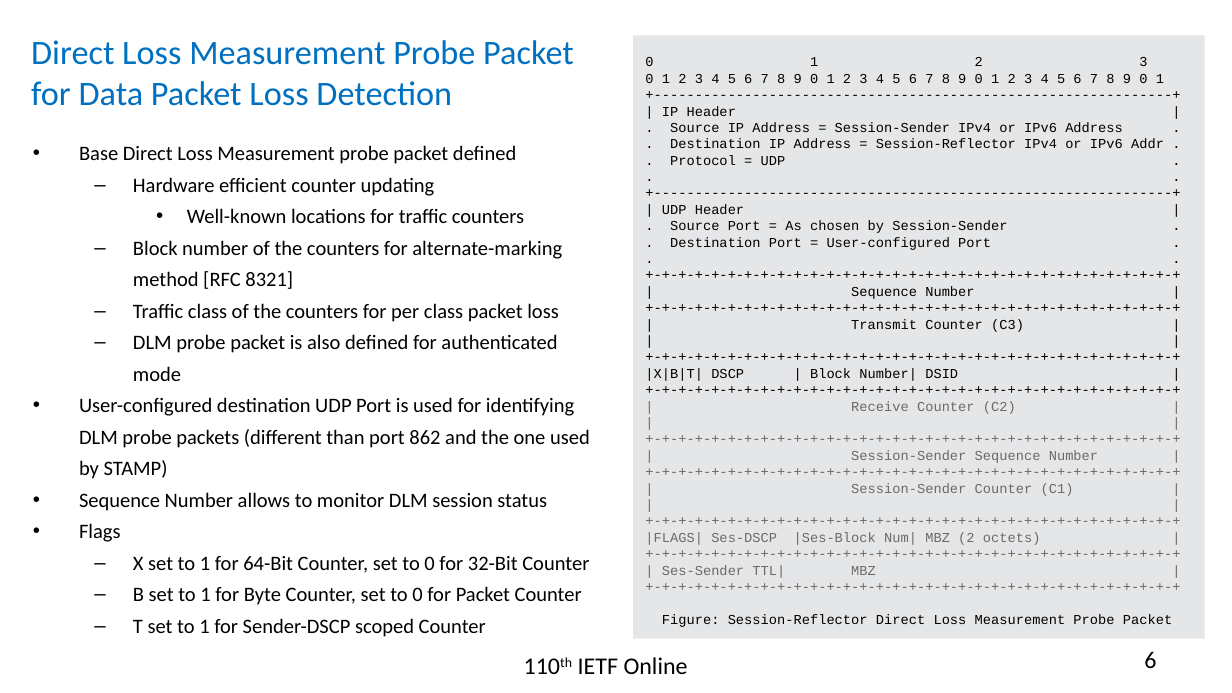
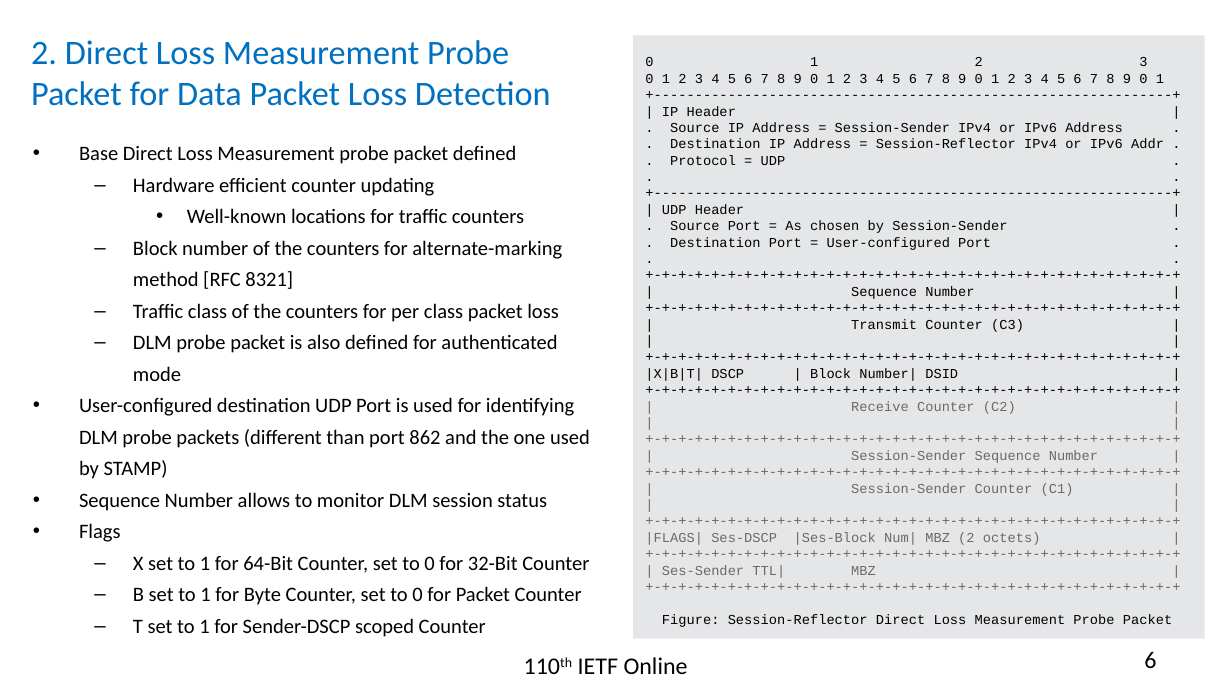
Before and after one commit to rakgandhi/ietf-slides, a slide deck: slide 6 of draft-gandhi-ippm-simple-direct-loss-00.pptx. Drawn at 1232x693 pixels with LibreOffice and Linux fonts; fonts in the diff are those of the drawing. Boxes give left, top, right and bottom in pixels: in the first picture for what was removed or moved away, otherwise in the second. Text is boxed around its words. In the diff, an @@ line names an element or a change of style, - is before the commit and + after.

```diff
--- a/draft-gandhi-ippm-simple-direct-loss-00.pptx
+++ b/draft-gandhi-ippm-simple-direct-loss-00.pptx
@@ title at [31,40,551,106]: text changed @@
-Direct Loss Measurement Probe Packet for Data Packet Loss Detection
+2. Direct Loss Measurement Probe Packet for Data Packet Loss Detection
```
Also in this commit, not shown: 2 other slides changed.
